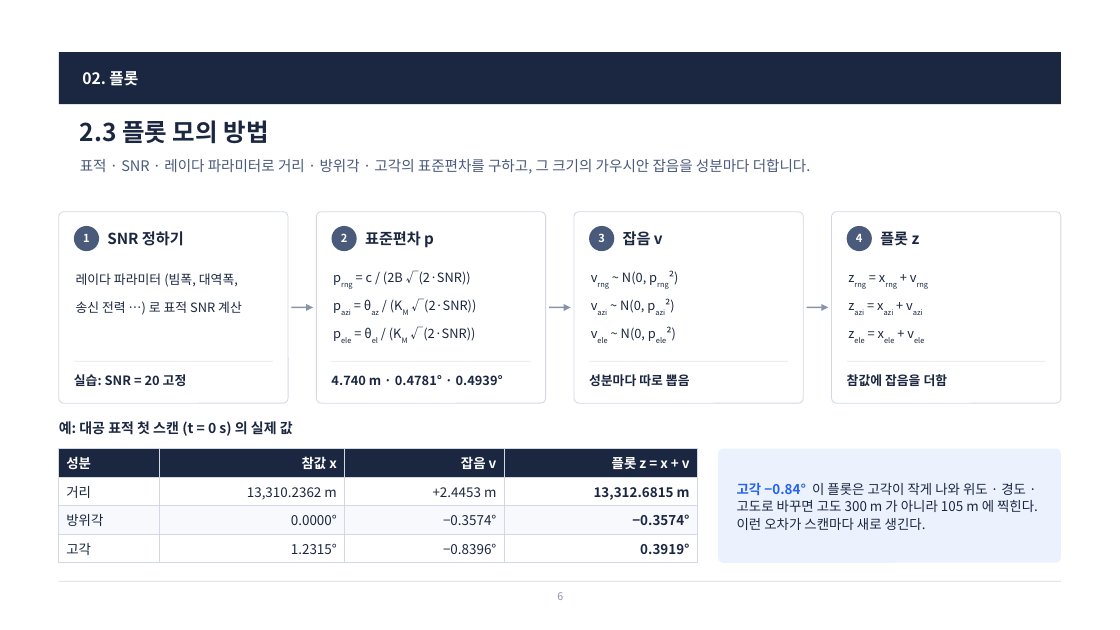
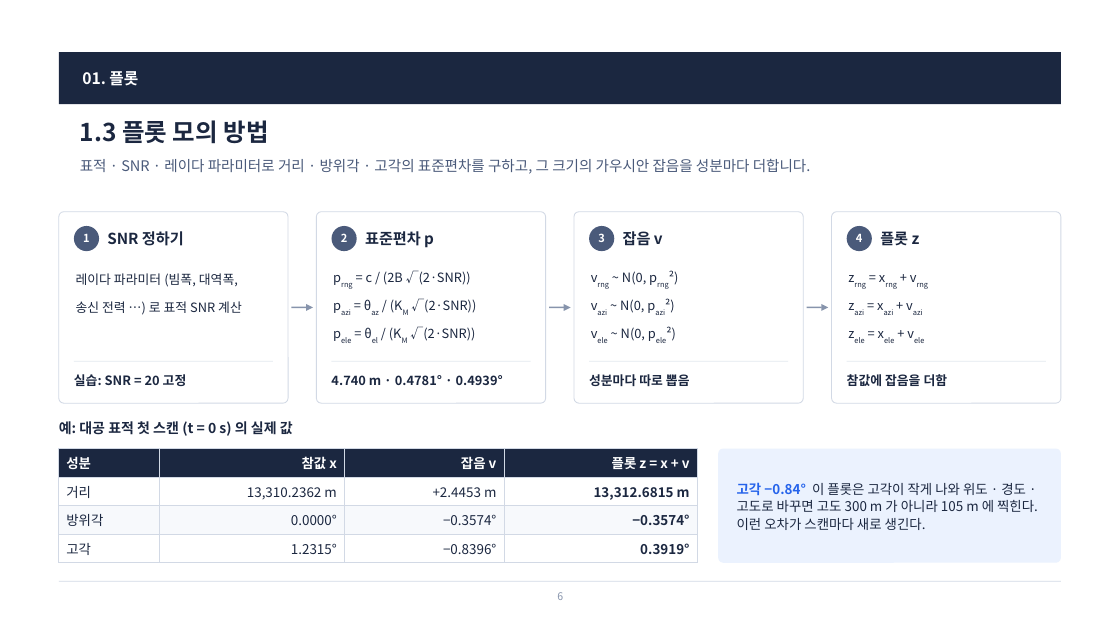
Before and after one commit to harley-hwan/radar-sw-study, a slide deck: slide 6 of Part4_Plot_Clutter_Sim/ref/산출물/Chapter4_PlotClutterSim.pptx. Drawn at 1120x630 pixels with LibreOffice and Linux fonts; fonts in the diff are those of the drawing. Boxes give left, top, right and bottom in pixels: in the first picture for what was removed or moved away, otherwise in the second. Text is boxed around its words. In the diff, an @@ line names an element or a change of style, - is before the commit and + after.

```diff
--- a/Part4_Plot_Clutter_Sim/ref/산출물/Chapter4_PlotClutterSim.pptx
+++ b/Part4_Plot_Clutter_Sim/ref/산출물/Chapter4_PlotClutterSim.pptx
@@ text at box(82, 71, 138, 86): text changed @@
-02. 플롯
+01. 플롯
@@ title at box(80, 120, 268, 144): text changed @@
-2.3 플롯 모의 방법
+1.3 플롯 모의 방법
```
Also in this commit, not shown: 11 other slides changed, 10 slides added, 15 slides removed, 9 other files.
